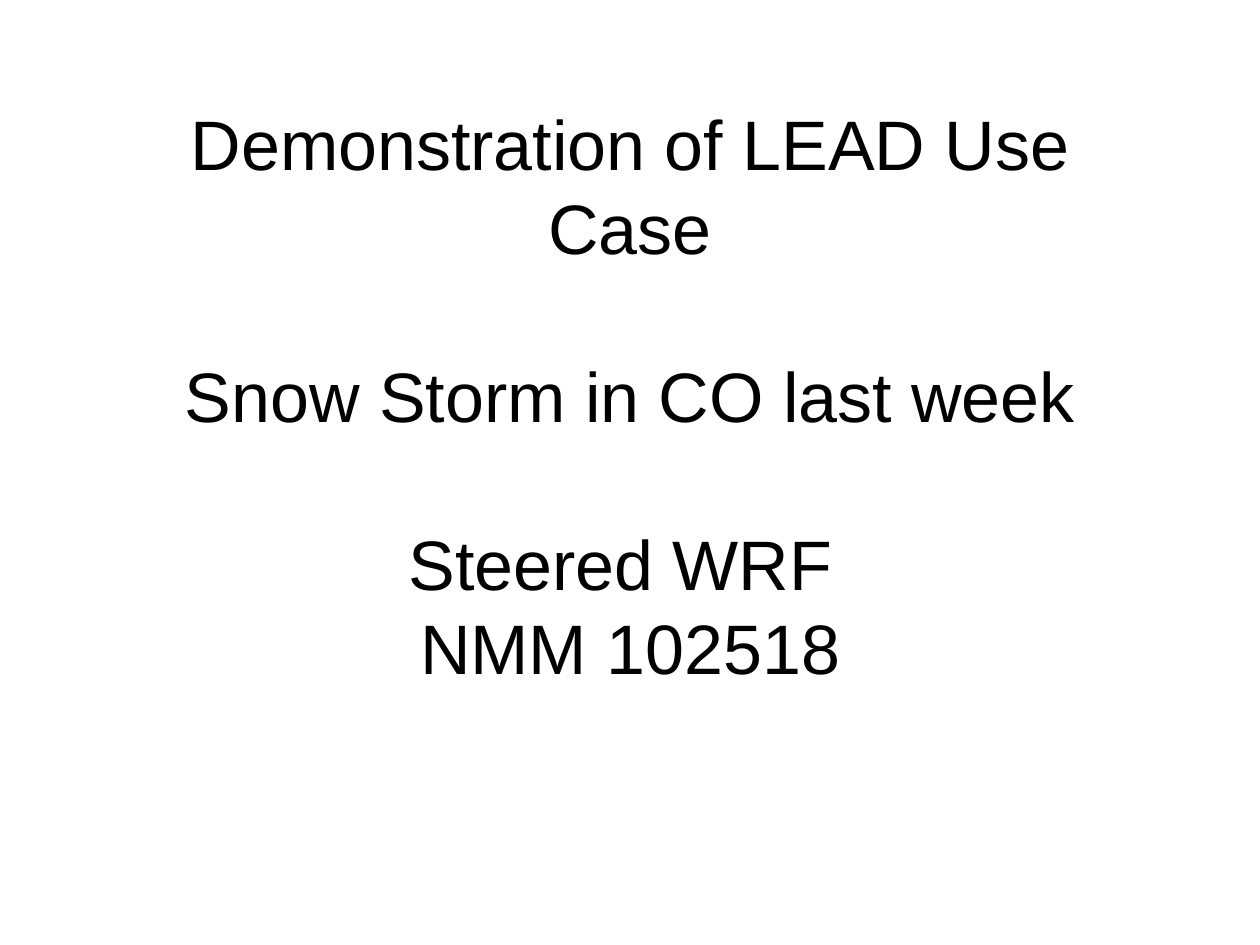
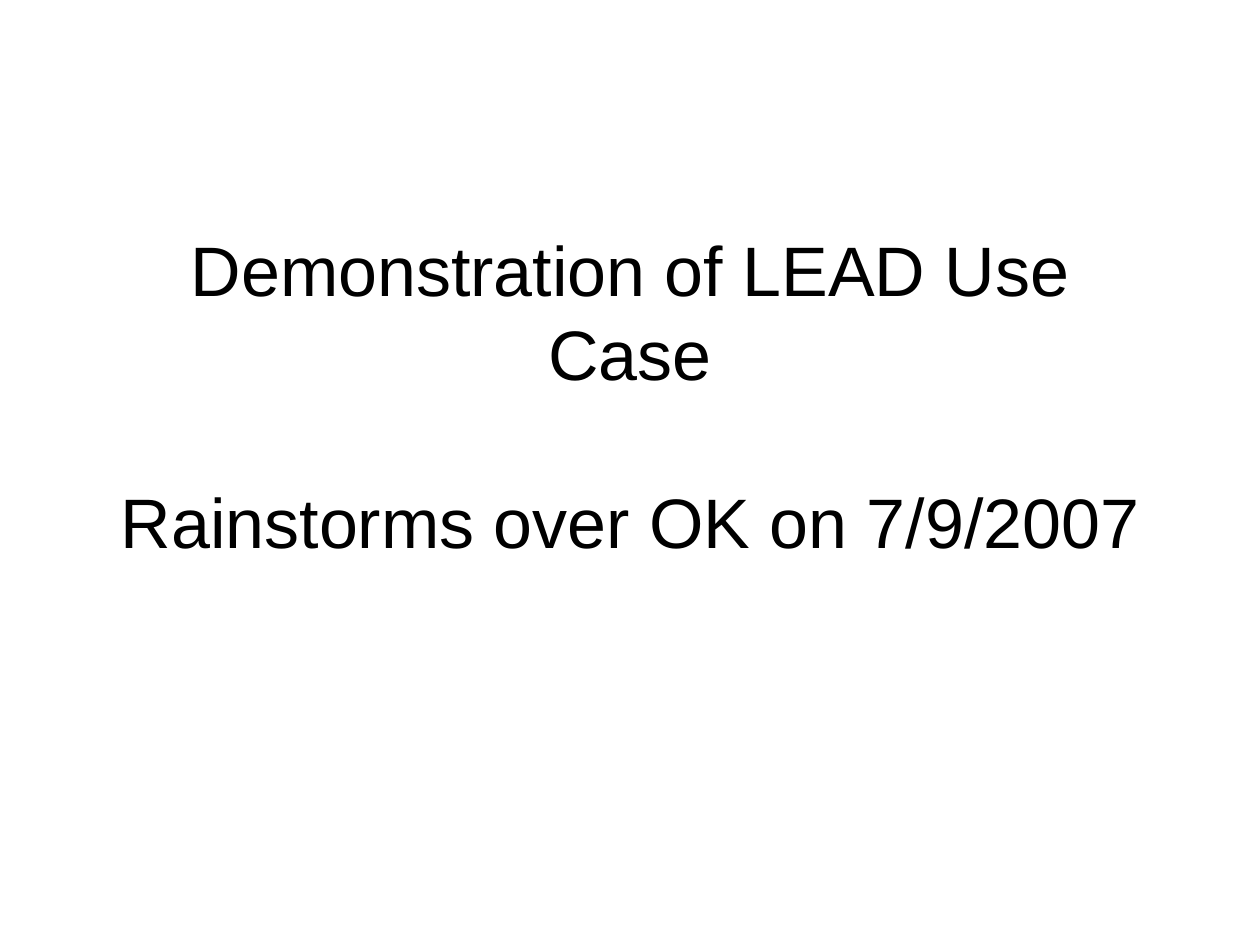
Before and after one commit to ooici-eoi/THREDDS, a slide deck: slide 12 of docs/web/thredds/tech/tutorial/LEADatTDSWorkshop.ppt. Drawn at 1260x945 pixels with LibreOffice and Linux fonts; fonts in the diff are those of the drawing; background and template pictures are left out. Boxes give left, top, right and bottom in pixels: in the first picture for what was removed or moved away, otherwise in the second. Text is boxed around its words. In the diff, an @@ line names an element or a change of style, - is before the commit and + after.

```diff
--- a/docs/web/thredds/tech/tutorial/LEADatTDSWorkshop.ppt
+++ b/docs/web/thredds/tech/tutorial/LEADatTDSWorkshop.ppt
@@ title at [121, 245, 1139, 549]: text changed @@
-Demonstration of LEAD Use Case
-Snow Storm in CO last week
-Steered WRF
-NMM 102518
+Demonstration of LEAD Use Case
+Rainstorms over OK on 7/9/2007
```
Also in this commit, not shown: 5 other slides changed, 9 other files.
